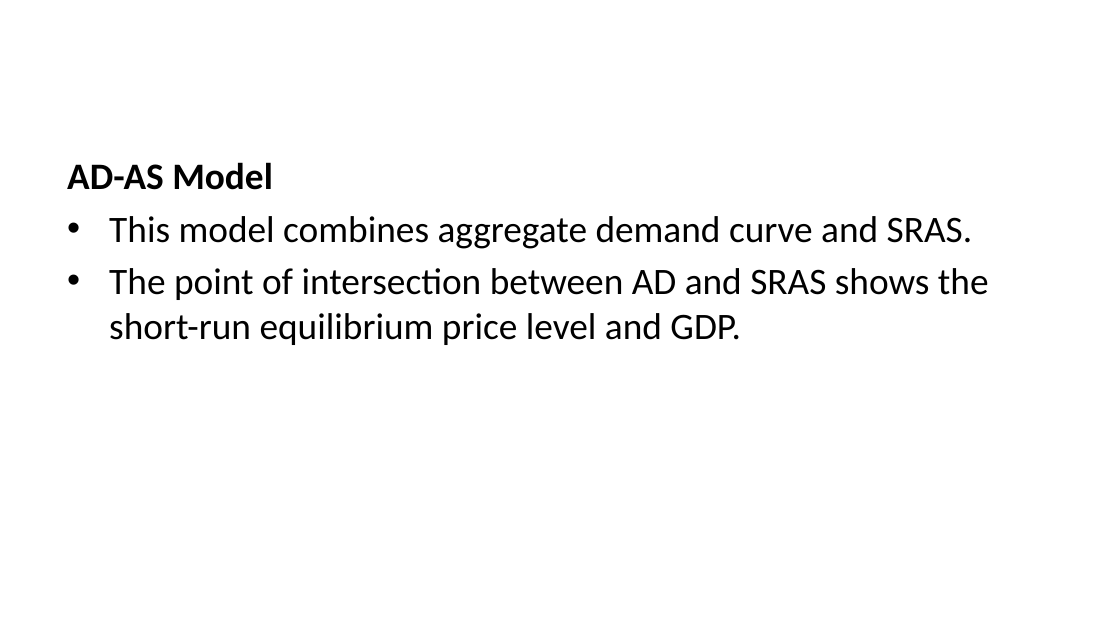
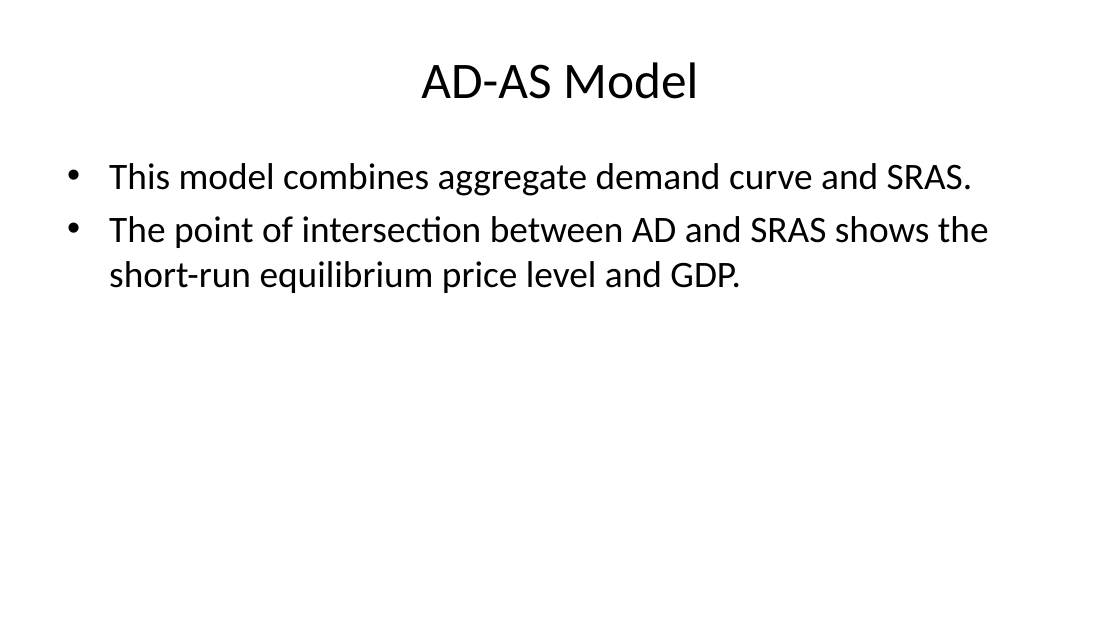
Before and after one commit to imedkrisna/krisna, a slide deck: slide 37 of static/ekon/week10/index.pptx (slide 33 before the commit). Drawn at 1120x630 pixels with LibreOffice and Linux fonts; fonts in the diff are those of the drawing. Boxes give left, top, right and bottom in pixels: in the first picture for what was removed or moved away, otherwise in the second. Text is boxed around its words. In the diff, an @@ line names an element or a change of style, - is before the commit and + after.

```diff
--- a/static/ekon/week10/index.pptx
+++ b/static/ekon/week10/index.pptx
@@ title added at box(421, 62, 698, 99), 33 pt, text #000000 @@
+AD-AS Model
@@ text at box(67, 162, 273, 190): paragraph removed @@
-AD-AS Model
```
Also in this commit, not shown: 23 other slides changed, 9 slides added, 5 slides removed, 2 other files.
